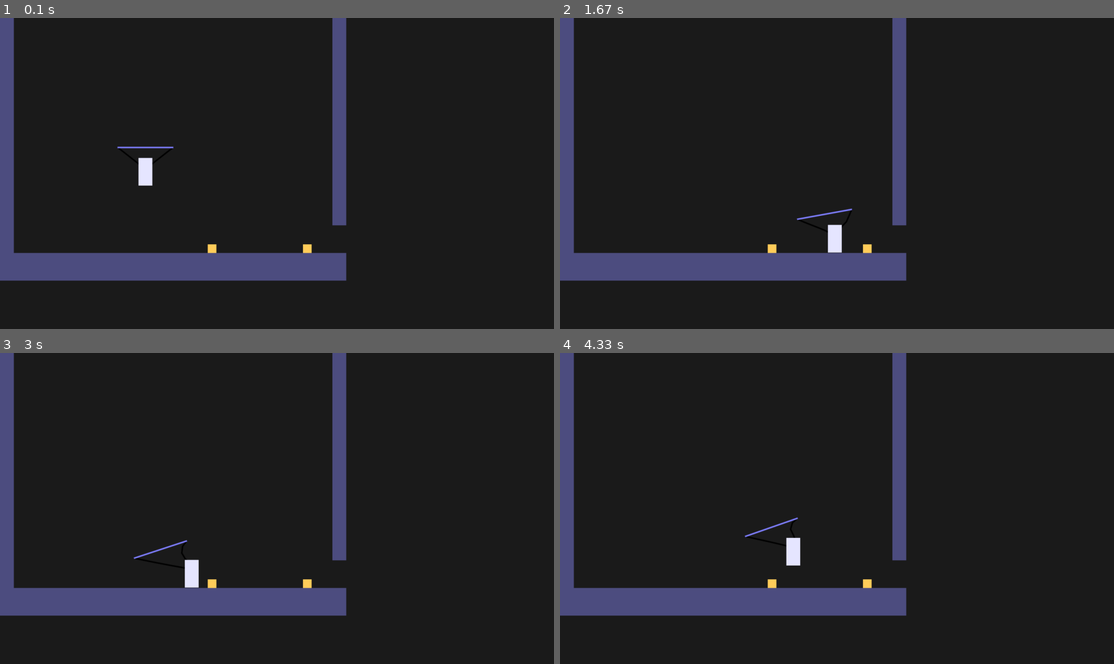
Above: before the commit, frames 1-4 (two rows, left to right).
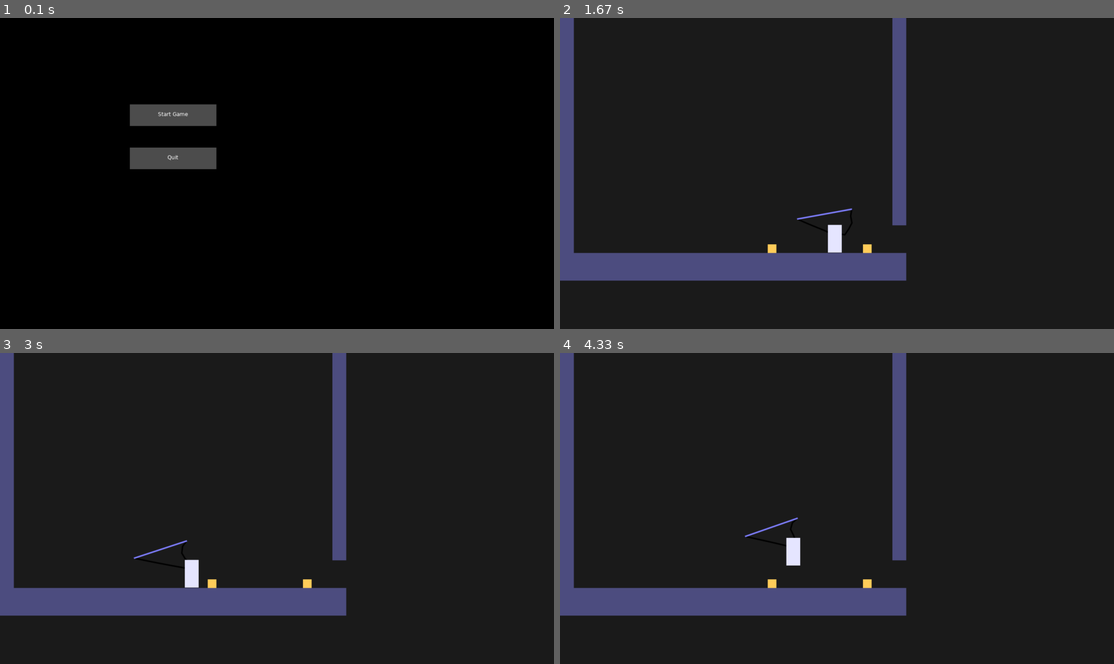
Above: after the commit, the same moments.

Repository: Aurnyxci/LOVE-Jam-2026-B
Game: LÖVE game, started from Love Jam 2026B/main.lua
Two runs of this game, one before a commit and one after it. Both use one fixed random seed, a clock stepped at 60 frames per second and the inputs below.
Inputs (mouse positions are in pixels of both pictures, inside the frame that each line leads up to):
- Up to frame 1 (0.1 s): no input
- Up to frame 2 (1.67 s): click (731, 114) at 0.38 s, where only the run after the commit has a clickable "Start Game"; hold Right 0.67-1.13 s; move the mouse to (837, 195) at 0.7 s; hold Right 1.17-1.63 s
- Up to frame 3 (3 s): hold Left 1.67-2.2 s; hold Left 2.23-2.63 s; hold Right from 2.67 s (still down)
- Up to frame 4 (4.33 s): release Right at 3.3 s; hold Left 3.33-3.8 s; hold Right 3.83-4.3 s; tap Space at 3.9, 4.2 s

The runs differ from the first frame. In frame 1, 100% of the frame differs, in the area x 0-100%, y 0-100%; in frame 2, less than 0.1%; in frame 3, less than 0.1%; in frame 4, less than 0.1%.

Commit message:
added main menu

Diff:
--- a/Love Jam 2026B/main.lua
+++ b/Love Jam 2026B/main.lua
@@ -8,8 +8,7 @@
 
 function love.load()
     love.graphics.setDefaultFilter("nearest","nearest")
-    --LoadScene(require("menu"))
-    LoadScene(require("game"))
+    LoadScene(require("menu"))
 
 end
 
@@ -29,3 +28,9 @@
     if currentScene.keypressed then currentScene.keypressed(currentScene,key) end
 
 end
+
+function love.mousepressed(x, y, button)
+    if currentScene.mousepressed then
+        currentScene:mousepressed(x, y, button)
+    end
+end
--- a/Love Jam 2026B/menu.lua
+++ b/Love Jam 2026B/menu.lua
@@ -1,3 +1,85 @@
-local Menu = {}
+local menu = {}
 
-return Menu
+function menu:enter()
+    -- self.background = love.graphics.newImage("/assets/backgrounds/main_menu_placeholderbg.png") --short function for big image path
+
+    self.buttons = {
+        {
+            text = "Start Game",  --start game button data
+            x = 300,
+            y = 200,
+            w = 200,
+            h = 50
+        },
+        {
+            text = "Quit",  --quit button data
+            x = 300,
+            y = 300,
+            w = 200,
+            h = 50
+        }
+    }
+end
+
+local function isMouseOver(button)
+    local mx, my = love.mouse.getPosition() --finds the mouse position
+
+    return mx > button.x  --checks if mouse is inside the button
+        and mx < button.x + button.w
+        and my > button.y
+        and my < button.y + button.h
+end
+
+function menu:draw()
+    --love.graphics.draw(self.background, 0, 0) --draw background
+
+    for _, button in ipairs(self.buttons) do --iterates through the data table
+
+        if isMouseOver(button) then --check if mouse is inside button and change button color
+            love.graphics.setColor(0.5, 0.5, 0.5)
+        else
+            love.graphics.setColor(0.3, 0.3, 0.3)
+        end
+
+        love.graphics.rectangle( --draw rectangle
+            "fill", -- mode
+            button.x,  --button x pos
+            button.y,  --button y pos
+            button.w,  --button width
+            button.h  --button height
+        )
+
+        love.graphics.setColor(1, 1, 1)
+        love.graphics.printf(
+            button.text, --sets the text it would be using
+            button.x, --the x coordinate
+            button.y + 15, --the y coordinate
+            button.w, --the width
+            "center" --CENTER THE TEXT :D
+        )
+    end
+end
+
+function menu:mousepressed(x, y, button)
+    if button ~=1 then
+        return
+    end
+
+    for _, b in ipairs(self.buttons) do
+        if x > b.x
+        and x < b.x + b.w
+        and y > b.y
+        and y < b.y + b.h then
+
+            if b.text == "Start Game" then --checks if the button starts the game so it starts
+                LoadScene(require("game"))
+                print("starting game")
+
+            elseif b.text == "Quit" then --checks if the button is quit so then it quits
+                love.event.quit()
+            end
+        end
+    end
+end
+
+return menu
